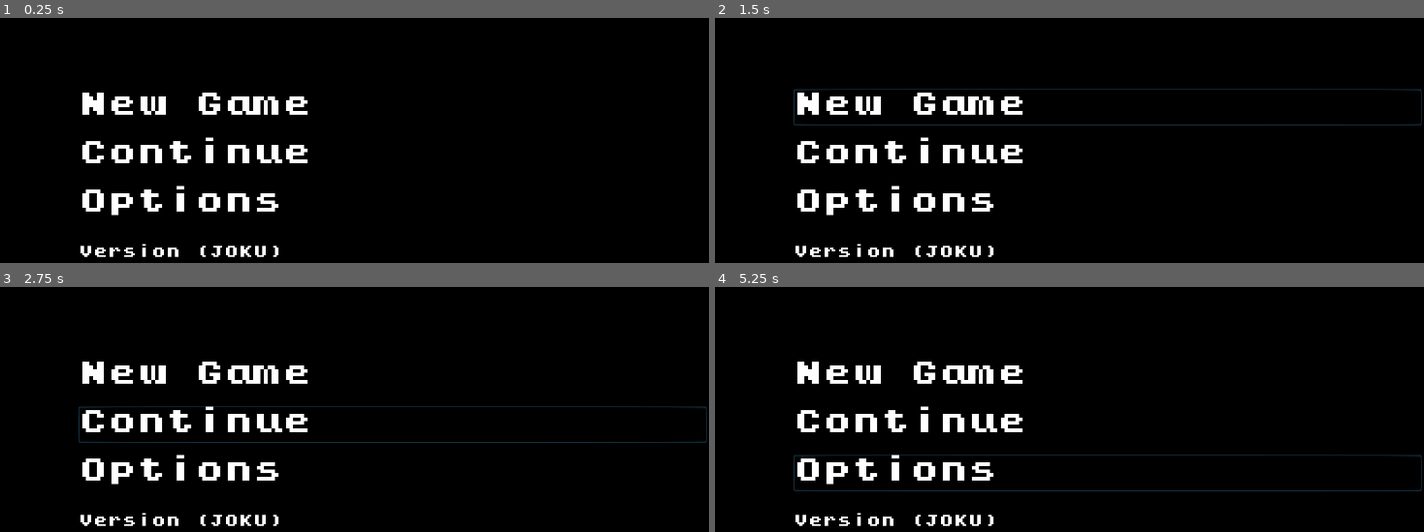
Above: before the commit, frames 1-4 (two rows, left to right).
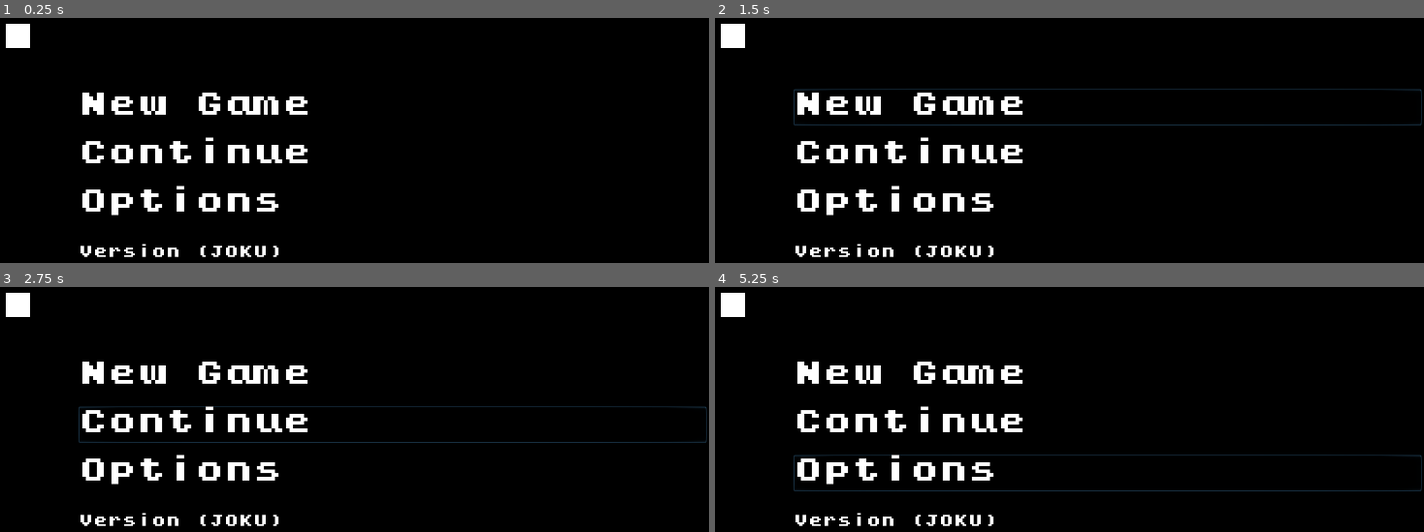
Above: after the commit, the same moments.

Repository: Vilkku11/super-journey
Game: Godot game, scene res://Control.tscn
The game is run twice, just before and just after one commit, with the same random seed, the same clock (stepped at 60 frames per second) and the same inputs.
Inputs:
- Up to frame 1 (0.25 s): no input
- Up to frame 2 (1.5 s): click "New Game" at 0.5 s; click "New Game" at 1.25 s
- Up to frame 3 (2.75 s): click "Continue" at 2 s
- Up to frame 4 (5.25 s): click "Continue" at 2.75 s; click "New Game" at 3.5 s; click "Continue" at 4.25 s; click "Options" at 5 s

The runs differ from the first frame. In frame 1, 0.3% of the frame differs, in the area x 0-5%, y 2-13%; in frame 2, 0.3%; in frame 3, 0.3%; in frame 4, 0.3%.

Commit message:
started transitions

Diff:
--- a/Control.tscn
+++ b/Control.tscn
@@ -73,3 +73,7 @@
 size_flags_vertical = 3
 custom_fonts/font = SubResource( 1 )
 text = "Version (JOKU)"
+
+[node name="ColorRect" type="ColorRect" parent="."]
+margin_right = 40.0
+margin_bottom = 40.0
